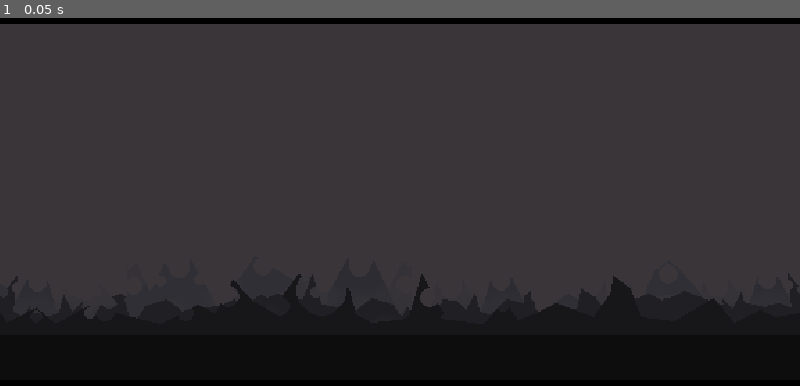
Above: before the commit, frame 1.
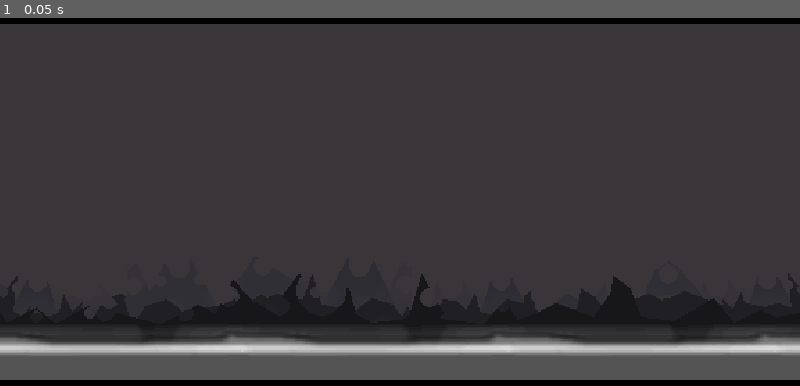
Above: after the commit, the same moment.

Repository: Bandeiraa/Dark-World
Game: Godot game, scene res://scenes/levels/level_tutorial.tscn
Same seed, same stepped clock (60 frames per second), same inputs: the game is played once before the commit and once after it. The project has no main scene, so this scene is started directly.
Inputs:
- Up to frame 1 (0.05 s): no input

The runs differ from the first frame. In frame 1, 13% of the frame differs, in the area x 0-100%, y 84-99%.

Commit message:
Putting Black Bars and Fog on Interface instead of ParallaxBackground

Diff:
--- /dev/null
+++ b/resources/materials/fog_material.tres
@@ -0,0 +1,11 @@
+[gd_resource type="ShaderMaterial" load_steps=3 format=2]
+
+[ext_resource path="res://resources/shaders/fog.gdshader" type="Shader" id=1]
+[ext_resource path="res://assets/parallax_background/fog.png" type="Texture" id=2]
+
+[resource]
+shader = ExtResource( 1 )
+shader_param/speed = 0.05
+shader_param/fog_alpha = 15.0
+shader_param/smoke_color = Color( 1, 1, 1, 1 )
+shader_param/noise_img = ExtResource( 2 )
--- a/scenes/environment/parallax_background.tscn
+++ b/scenes/environment/parallax_background.tscn
@@ -1,25 +1,16 @@
-[gd_scene load_steps=13 format=2]
+[gd_scene load_steps=9 format=2]
 
 [ext_resource path="res://assets/parallax_background/background_mountains.png" type="Texture" id=1]
 [ext_resource path="res://assets/parallax_background/background_sky.png" type="Texture" id=2]
 [ext_resource path="res://assets/parallax_background/ground.png" type="Texture" id=3]
-[ext_resource path="res://assets/parallax_background/fog.png" type="Texture" id=4]
 [ext_resource path="res://assets/parallax_background/foreground_mountains.png" type="Texture" id=5]
 [ext_resource path="res://scenes/effects/distant_lightning.tscn" type="PackedScene" id=6]
 [ext_resource path="res://scenes/effects/large_lightning.tscn" type="PackedScene" id=7]
 [ext_resource path="res://scenes/effects/small_lightning.tscn" type="PackedScene" id=8]
-[ext_resource path="res://resources/shaders/fog.gdshader" type="Shader" id=9]
 [ext_resource path="res://scenes/effects/bubble_orb.tscn" type="PackedScene" id=10]
-[ext_resource path="res://assets/parallax_background/black_bar.png" type="Texture" id=11]
-
-[sub_resource type="ShaderMaterial" id=2]
-shader = ExtResource( 9 )
-shader_param/speed = 0.05
-shader_param/fog_alpha = 15.0
-shader_param/smoke_color = Color( 1, 1, 1, 1 )
-shader_param/noise_img = ExtResource( 4 )
 
 [node name="ParallaxBackground" type="ParallaxBackground"]
+layer = 0
 
 [node name="BackgroundSky" type="ParallaxLayer" parent="."]
 motion_mirroring = Vector2( 576, 0 )
@@ -103,32 +94,3 @@
 __meta__ = {
 "_edit_use_anchors_": false
 }
-
-[node name="Fog" type="ParallaxLayer" parent="."]
-visible = false
-motion_mirroring = Vector2( 576, 0 )
-
-[node name="Texture" type="TextureRect" parent="Fog"]
-material = SubResource( 2 )
-margin_top = 172.0
-margin_right = 576.0
-margin_bottom = 300.0
-rect_min_size = Vector2( 576, 64 )
-texture = ExtResource( 4 )
-expand = true
-__meta__ = {
-"_edit_use_anchors_": false
-}
-
-[node name="BlackBar" type="ParallaxLayer" parent="."]
-motion_mirroring = Vector2( 576, 0 )
-
-[node name="Texture" type="TextureRect" parent="BlackBar"]
-margin_right = 576.0
-margin_bottom = 128.0
-rect_min_size = Vector2( 576, 320 )
-texture = ExtResource( 11 )
-expand = true
-__meta__ = {
-"_edit_use_anchors_": false
-}
--- /dev/null
+++ b/scenes/gui/interface.tscn
@@ -0,0 +1,32 @@
+[gd_scene load_steps=4 format=2]
+
+[ext_resource path="res://resources/materials/fog_material.tres" type="Material" id=1]
+[ext_resource path="res://assets/parallax_background/black_bar.png" type="Texture" id=2]
+[ext_resource path="res://assets/parallax_background/fog.png" type="Texture" id=3]
+
+[node name="Interface" type="CanvasLayer"]
+
+[node name="VisualEnv" type="Control" parent="."]
+margin_right = 40.0
+margin_bottom = 40.0
+__meta__ = {
+"_edit_use_anchors_": false
+}
+
+[node name="Fog" type="TextureRect" parent="VisualEnv"]
+material = ExtResource( 1 )
+margin_top = 172.0
+margin_right = 576.0
+margin_bottom = 300.0
+texture = ExtResource( 3 )
+__meta__ = {
+"_edit_use_anchors_": false
+}
+
+[node name="BlackBar" type="TextureRect" parent="VisualEnv"]
+margin_right = 576.0
+margin_bottom = 320.0
+texture = ExtResource( 2 )
+__meta__ = {
+"_edit_use_anchors_": false
+}
--- a/scenes/levels/level_tutorial.tscn
+++ b/scenes/levels/level_tutorial.tscn
@@ -1,6 +1,7 @@
-[gd_scene load_steps=3 format=2]
+[gd_scene load_steps=4 format=2]
 
 [ext_resource path="res://scenes/environment/parallax_background.tscn" type="PackedScene" id=1]
+[ext_resource path="res://scenes/gui/interface.tscn" type="PackedScene" id=2]
 [ext_resource path="res://scripts/management/level_manager.gd" type="Script" id=3]
 
 [node name="LevelTutorial" type="Node2D"]
@@ -8,3 +9,6 @@
 level_width = 576
 
 [node name="ParallaxBackground" parent="." instance=ExtResource( 1 )]
+layer = -1
+
+[node name="Interface" parent="." instance=ExtResource( 2 )]
